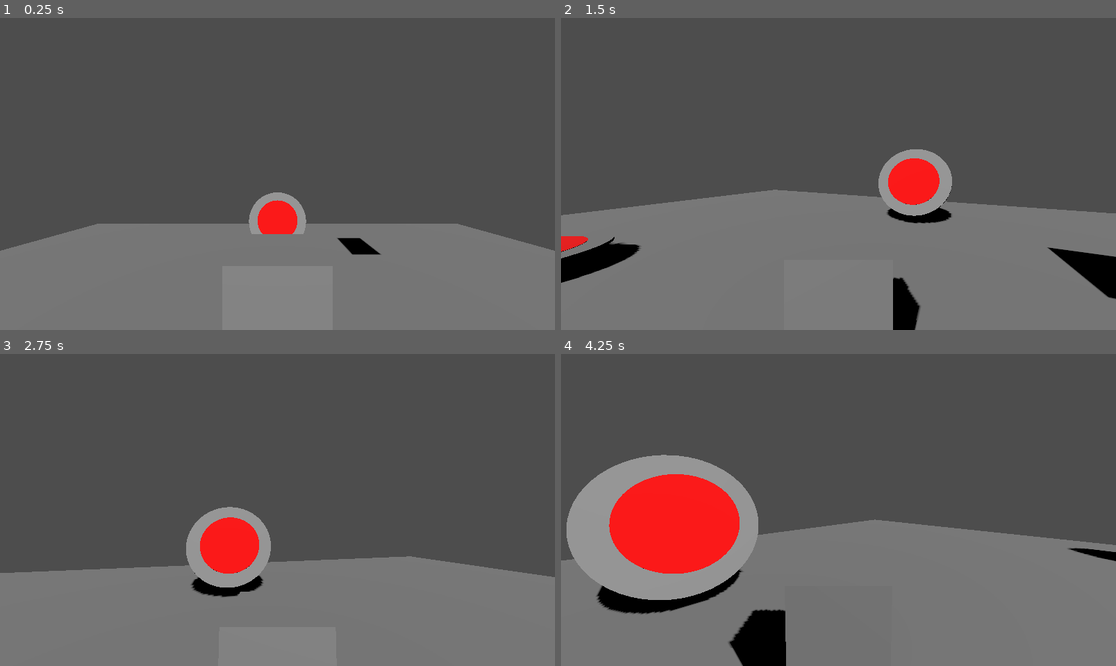
Above: before the commit, frames 1-4 (two rows, left to right).
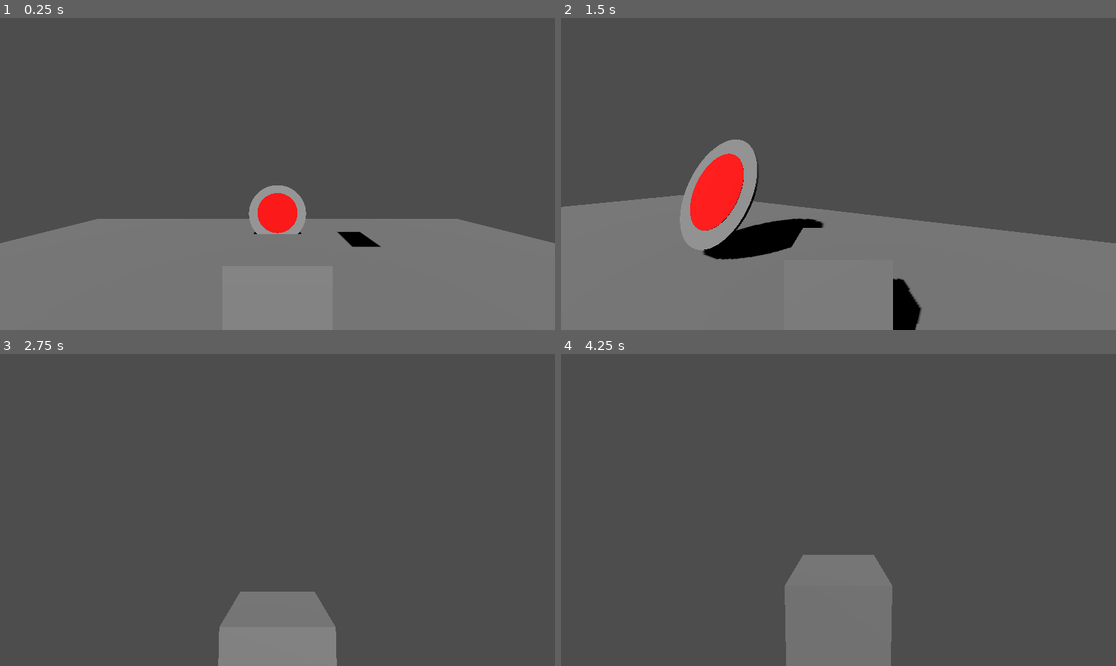
Above: after the commit, the same moments.

Repository: MarcoCamposAngel/JuegoPracticaPlataforma
Game: Godot game, scene res://Escenas/EscenaBase.tscn
Two runs of this game, one before a commit and one after it. Both use one fixed random seed, a clock stepped at 60 frames per second and the inputs below.
Inputs (mouse positions are in pixels of both pictures, inside the frame that each line leads up to):
- Up to frame 1 (0.25 s): no input
- Up to frame 2 (1.5 s): move the mouse to (866, 174) at 0.52 s; hold W (mover_arriba) from 0.53 s (still down); tap Space (saltar) at 0.77 s; move the mouse to (810, 174) at 1.27 s
- Up to frame 3 (2.75 s): keep holding W (mover_arriba); tap Space (saltar) at 1.52 s; move the mouse to (288, 503) at 2.02 s
- Up to frame 4 (4.25 s): keep holding W (mover_arriba); move the mouse to (832, 516) at 2.77 s; tap Space (saltar) at 3.02, 3.77 s; move the mouse to (877, 513) at 3.52 s

The runs differ from the first frame. In frame 1, 2.4% of the frame differs, in the area x 0-100%, y 53-76%; in frame 2, 14%; in frame 3, 30%; in frame 4, 43%, in the area x 0-100%, y 32-100%.

Commit message:
ajuses en script de movimiento

Diff:
--- a/nuevo-proyecto-de-juego/Escenas/EscenaBase.tscn
+++ b/nuevo-proyecto-de-juego/Escenas/EscenaBase.tscn
@@ -27,11 +27,13 @@
 [node name="PersonajePrueba" parent="." node_paths=PackedStringArray("cam_camara") instance=ExtResource("2_b0te4")]
 transform = Transform3D(-1, 0, -8.742278e-08, 0, 1, 0, 8.742278e-08, 0, -1, 0, 10, 0)
 script = ExtResource("3_8vix5")
-gravedad_caida = -20.0
-f_friccion_suelo = 1000.0
-f_velocidad_salto = 7.0
-gravedad_salto = -12.0
+f_velocidad = 30.0
+gravedad_caida = -60.0
+f_friccion_suelo = 10000.0
+f_velocidad_salto = 25.0
+gravedad_salto = -75.0
 cam_camara = NodePath("../Camara")
+moverse_aire = false
 metadata/_edit_group_ = true
 
 [node name="Punto_primera_persona2" type="Node3D" parent="PersonajePrueba"]
--- a/nuevo-proyecto-de-juego/Scripts/PersonajePrueba/personaje_prueba2.gd
+++ b/nuevo-proyecto-de-juego/Scripts/PersonajePrueba/personaje_prueba2.gd
@@ -11,10 +11,9 @@
 @export var gravedad_salto := -12.0        # mientras sube
 
 @export var cam_camara : Camera3D
-
+@export var moverse_aire := false
 
 # Variables internas
-var direccion := Vector3.ZERO
 var raton_capturado := true
 
 func _ready() -> void:
@@ -32,23 +31,14 @@
 	# Salta en caso de pulsar el boton asociado al salto
 	saltar()
 
-	# Mover al personaje
-	var direccion = obtener_direccion_movimiento()
-
-	if direccion != Vector3.ZERO:
-		velocity.x = direccion.x * f_velocidad
-		velocity.z = direccion.z * f_velocidad
-	else:
-		if is_on_floor():
-			velocity.x = move_toward(velocity.x, 0, f_friccion_suelo * delta)
-			velocity.z = move_toward(velocity.z, 0, f_friccion_suelo * delta)
-		else:
-			velocity.x = move_toward(velocity.x, 0, f_friccion_aire * delta)
-			velocity.z = move_toward(velocity.z, 0, f_friccion_aire * delta)
-
+	# Ajustar la velocidad del personaje y moverlo en base a esta
+	ajustar_velocidad(delta, obtener_direccion_movimiento())
 	move_and_slide()
 
-	# Detectar trampolines y aplicar rebote
+	# Aplica impulse en caso de detectar un trampolin
+	detectar_trampolin()
+
+func detectar_trampolin() -> void:
 	for i in range(get_slide_collision_count()):
 		var col = get_slide_collision(i)
 		var collider = col.get_collider()
@@ -57,13 +47,25 @@
 		if posible_trampolin is Trampolin:
 			aplicar_impulso_trampolin(posible_trampolin)
 
-# Función de impulso del trampolín
 func aplicar_impulso_trampolin(trampolin: Trampolin) -> void:
 	var normal = trampolin.get_normal().normalized()
 	var potencia = trampolin.get_potencia()
 	velocity += normal * potencia
 
-# Funcion para el salto
+func ajustar_velocidad(delta: float, direccion: Vector3) -> void:
+	if direccion != Vector3.ZERO:
+		if is_on_floor() or moverse_aire:
+			velocity.x = direccion.x * f_velocidad
+			velocity.z = direccion.z * f_velocidad
+	else:
+		if is_on_floor():
+			velocity.x = move_toward(velocity.x, 0, f_friccion_suelo * delta)
+			velocity.z = move_toward(velocity.z, 0, f_friccion_suelo * delta)
+		else:
+			if moverse_aire:
+				velocity.x = move_toward(velocity.x, 0, f_friccion_aire * delta)
+				velocity.z = move_toward(velocity.z, 0, f_friccion_aire * delta)
+
 func saltar() -> void:
 	if Input.is_action_just_pressed("saltar") and is_on_floor():
 		velocity.y = f_velocidad_salto
